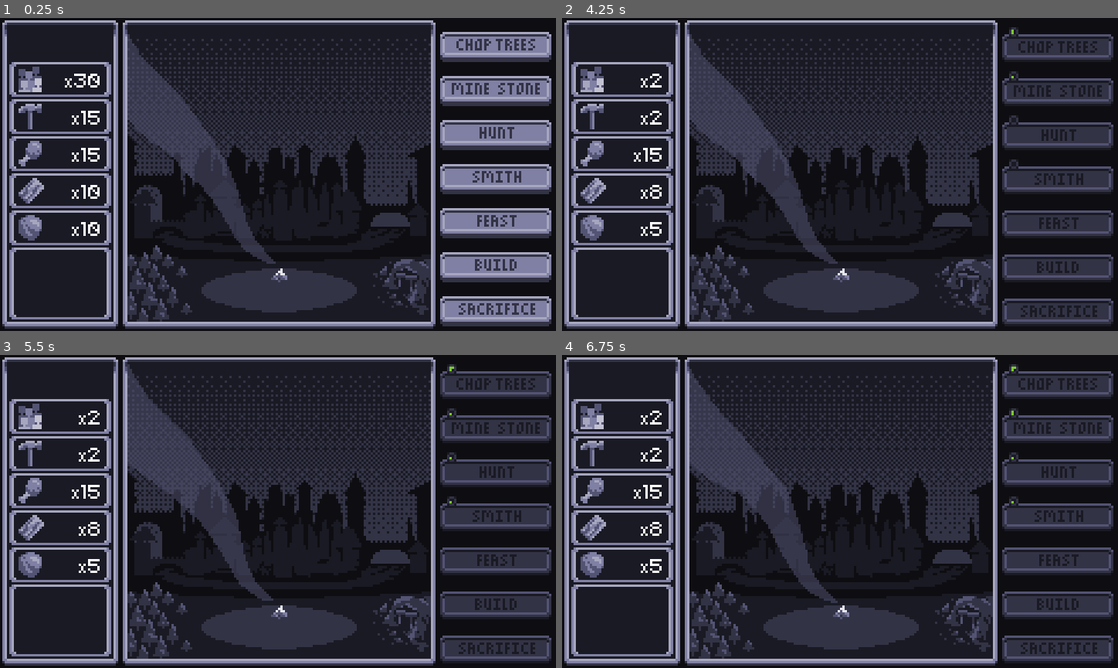
Above: before the commit, frames 1-4 (two rows, left to right).
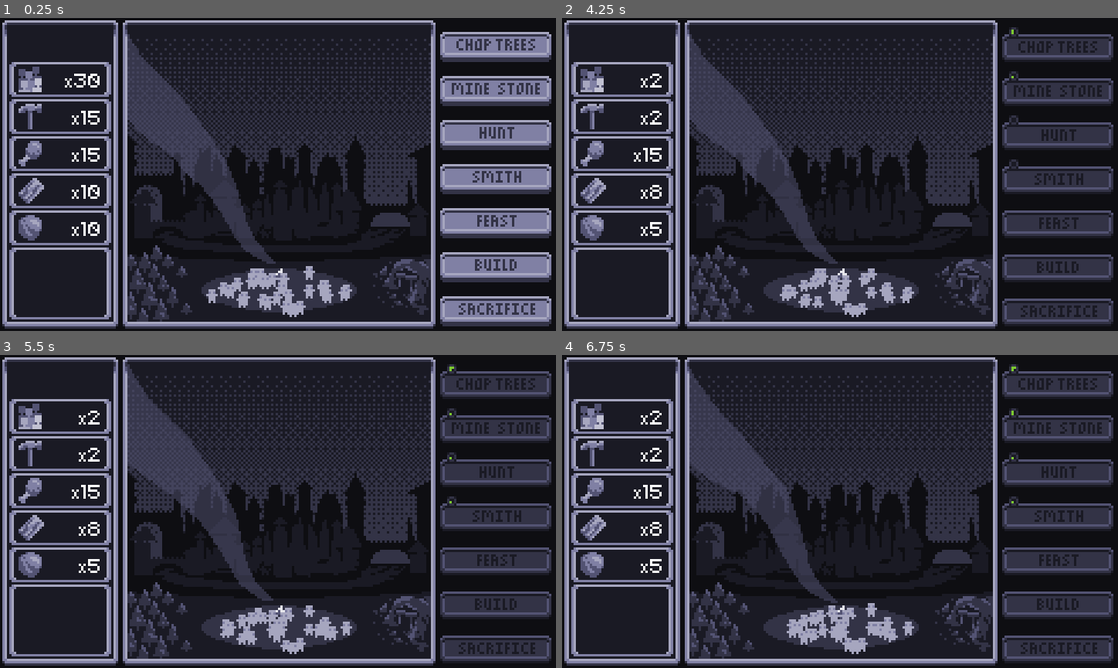
Above: after the commit, the same moments.

Repository: Gugubo/Inevitable
Game: Godot game, scene res://main.tscn
Two runs of this game, one before a commit and one after it. Both use one fixed random seed, a clock stepped at 60 frames per second and the inputs below.
Inputs (mouse positions are in pixels of both pictures, inside the frame that each line leads up to):
- Up to frame 1 (0.25 s): no input
- Up to frame 2 (4.25 s): click (1056, 46) at 0.5 s; click (1056, 89) at 1.25 s; click (1056, 133) at 2 s; click (1056, 177) at 2.75 s
- Up to frame 3 (5.5 s): no input
- Up to frame 4 (6.75 s): no input

The runs differ from the first frame. In frame 1, 1.4% of the frame differs, in the area x 37-64%, y 79-96%; in frame 2, 1.2%; in frame 3, 1.3%; in frame 4, 1.3%.

Commit message:
Add citizens

Diff:
--- a/actions/action_runner.gd
+++ b/actions/action_runner.gd
@@ -5,6 +5,14 @@
 
 var action: Action
 var _timer: SceneTreeTimer
+
+var population: Population
+var workers: Array[Citizen] = []
+
+
+func _ready():
+	population = get_tree().current_scene.get_node("Population")
+
 
 func start(new_action: Action) -> void:
 	action = new_action
@@ -14,6 +22,8 @@
 
 	# Remove idle population
 	GameState.work(action.required_population)
+
+	workers = population.get_workers(action.required_population)
 
 	# Create timer
 	_timer = get_tree().create_timer(action.duration)
@@ -36,6 +46,8 @@
 	# Add to idle population again
 	GameState.feierabend(action.required_population)
 
+	population.free_workers(workers)
+
 	# Update other effects
 	GameState.add_morale(action.morale)
 	GameState.add_corruption(action.corruption)
--- /dev/null
+++ b/citizen.gd
@@ -0,0 +1,68 @@
+class_name Citizen
+extends CharacterBody2D
+
+@onready var sprite = $Sprite2D
+@onready var agent = $NavigationAgent2D
+@onready var timer = $Timer
+
+@export var walk_speed = 5.0
+
+var busy = false
+
+var walking = false
+
+
+func _ready():
+	timer.start(randf_range(1, 10))
+
+
+func set_busy(next_busy: bool) -> void:
+	busy = next_busy
+	sprite.speed_scale = 2 if busy else 1
+
+	if busy:
+		_stop_walking()
+	else:
+		timer.start()
+
+func _start_walking() -> void:
+	walking = true
+	sprite.animation = "walking"
+
+
+func _stop_walking() -> void:
+	walking = false
+	sprite.animation = "idle"
+
+
+func _physics_process(_delta):
+	if not walking:
+		return
+
+	# Navigation logic
+	var next_path_pos = agent.get_next_path_position()
+	var new_velocity = (next_path_pos - global_position).normalized() * walk_speed
+
+	velocity = new_velocity
+	move_and_slide()
+
+
+func _set_new_random_target():
+	# Get random point on map
+	var map_rid = get_world_2d().get_navigation_map()
+	var random_point = NavigationServer2D.map_get_random_point(map_rid, 1, true)
+
+	agent.target_position = random_point
+
+	_start_walking()
+
+
+func _on_timer_timeout() -> void:
+	_set_new_random_target()
+
+
+func _on_navigation_agent_2d_navigation_finished() -> void:
+	if walking:
+		_stop_walking()
+
+		timer.start()
--- /dev/null
+++ b/citizen.tscn
@@ -0,0 +1,108 @@
+[gd_scene format=3 uid="uid://oplkeubmpyxy"]
+
+[ext_resource type="Texture2D" uid="uid://dxv3433sg6dtt" path="res://assets/images/Gameplay/citizen.png" id="1_3aquc"]
+[ext_resource type="Script" uid="uid://dndulv7tt03mg" path="res://citizen.gd" id="1_noc4a"]
+
+[sub_resource type="AtlasTexture" id="AtlasTexture_noc4a"]
+atlas = ExtResource("1_3aquc")
+region = Rect2(0, 0, 7, 8)
+
+[sub_resource type="AtlasTexture" id="AtlasTexture_ihwdb"]
+atlas = ExtResource("1_3aquc")
+region = Rect2(7, 0, 7, 8)
+
+[sub_resource type="AtlasTexture" id="AtlasTexture_qwd63"]
+atlas = ExtResource("1_3aquc")
+region = Rect2(14, 0, 7, 8)
+
+[sub_resource type="AtlasTexture" id="AtlasTexture_q7w01"]
+atlas = ExtResource("1_3aquc")
+region = Rect2(21, 0, 7, 8)
+
+[sub_resource type="AtlasTexture" id="AtlasTexture_vsols"]
+atlas = ExtResource("1_3aquc")
+region = Rect2(28, 0, 7, 8)
+
+[sub_resource type="AtlasTexture" id="AtlasTexture_1e6ur"]
+atlas = ExtResource("1_3aquc")
+region = Rect2(35, 0, 7, 8)
+
+[sub_resource type="AtlasTexture" id="AtlasTexture_uch7b"]
+atlas = ExtResource("1_3aquc")
+region = Rect2(42, 0, 7, 8)
+
+[sub_resource type="AtlasTexture" id="AtlasTexture_01cm5"]
+atlas = ExtResource("1_3aquc")
+region = Rect2(49, 0, 7, 8)
+
+[sub_resource type="AtlasTexture" id="AtlasTexture_mq2ic"]
+atlas = ExtResource("1_3aquc")
+region = Rect2(56, 0, 7, 8)
+
+[sub_resource type="SpriteFrames" id="SpriteFrames_fat3w"]
+animations = [{
+"frames": [{
+"duration": 1.0,
+"texture": SubResource("AtlasTexture_noc4a")
+}, {
+"duration": 1.0,
+"texture": SubResource("AtlasTexture_ihwdb")
+}],
+"loop": true,
+"name": &"idle",
+"speed": 3.0
+}, {
+"frames": [{
+"duration": 1.0,
+"texture": SubResource("AtlasTexture_qwd63")
+}, {
+"duration": 1.0,
+"texture": SubResource("AtlasTexture_q7w01")
+}, {
+"duration": 1.0,
+"texture": SubResource("AtlasTexture_vsols")
+}, {
+"duration": 1.0,
+"texture": SubResource("AtlasTexture_1e6ur")
+}, {
+"duration": 1.0,
+"texture": SubResource("AtlasTexture_uch7b")
+}, {
+"duration": 1.0,
+"texture": SubResource("AtlasTexture_01cm5")
+}, {
+"duration": 1.0,
+"texture": SubResource("AtlasTexture_mq2ic")
+}],
+"loop": true,
+"name": &"walking",
+"speed": 8.0
+}]
+
+[sub_resource type="RectangleShape2D" id="RectangleShape2D_noc4a"]
+size = Vector2(2, 2)
+
+[node name="Citizen" type="CharacterBody2D" unique_id=354843610]
+script = ExtResource("1_noc4a")
+
+[node name="Sprite2D" type="AnimatedSprite2D" parent="." unique_id=1627487854]
+y_sort_enabled = true
+sprite_frames = SubResource("SpriteFrames_fat3w")
+animation = &"idle"
+autoplay = "idle"
+
+[node name="NavigationAgent2D" type="NavigationAgent2D" parent="." unique_id=766083747]
+path_desired_distance = 1.0
+target_desired_distance = 1.0
+path_max_distance = 10.0
+
+[node name="CollisionShape2D" type="CollisionShape2D" parent="." unique_id=56020047]
+position = Vector2(0, 2)
+shape = SubResource("RectangleShape2D_noc4a")
+
+[node name="Timer" type="Timer" parent="." unique_id=1294023337]
+wait_time = 10.0
+one_shot = true
+
+[connection signal="navigation_finished" from="NavigationAgent2D" to="." method="_on_navigation_agent_2d_navigation_finished"]
+[connection signal="timeout" from="Timer" to="." method="_on_timer_timeout"]
--- a/main.tscn
+++ b/main.tscn
@@ -11,6 +11,8 @@
 [ext_resource type="Texture2D" uid="uid://cy57hywbifofx" path="res://assets/images/Gameplay/sky.png" id="8_4c57u"]
 [ext_resource type="Texture2D" uid="uid://pq2x00o2tcv0" path="res://assets/images/Gameplay/scene-foreground.png" id="9_efxa6"]
 [ext_resource type="PackedScene" uid="uid://dw412kjrmjl7a" path="res://fireplace.tscn" id="10_4c57u"]
+[ext_resource type="Script" uid="uid://b1gufhbkjfmuo" path="res://population.gd" id="12_dg77c"]
+[ext_resource type="PackedScene" uid="uid://oplkeubmpyxy" path="res://citizen.tscn" id="13_ycdy4"]
 
 [sub_resource type="AtlasTexture" id="AtlasTexture_272bh"]
 atlas = ExtResource("4_7mycd")
@@ -200,6 +202,12 @@
 corruption = -20
 population_change = -5
 metadata/_custom_type_script = "uid://dywud87lul1w7"
+
+[sub_resource type="NavigationPolygon" id="NavigationPolygon_ycdy4"]
+vertices = PackedVector2Array(19.703125, -6.03125, 31.820313, -0.4296875, 31.148438, 2.2734375, 19.75, 7.0234375, 6.90625, 9, -7.90625, 9, -20.75, 7.0234375, -32.148438, 2.2734375, -32.820313, -0.4296875, -20.703125, -6.03125, -7.90625, -8, 6.90625, -8)
+polygons = Array[PackedInt32Array]([PackedInt32Array(0, 1, 2, 3, 4, 5, 6, 7, 8, 9, 10, 11)])
+outlines = Array[PackedVector2Array]([PackedVector2Array(-33, 3, -21, 8, -8, 10, 7, 10, 20, 8, 32, 3, 33, -1, 20, -7, 7, -9, -8, -9, -21, -7, -34, -1)])
+agent_radius = 1.0
 
 [node name="Main" type="Node2D" unique_id=301375471]
 
@@ -316,3 +324,16 @@
 centered = false
 
 [node name="Fireplace" parent="Background/GameplayWindow" unique_id=811692503 instance=ExtResource("10_4c57u")]
+y_sort_enabled = true
+
+[node name="Population" type="Node2D" parent="." unique_id=569172170]
+script = ExtResource("12_dg77c")
+citizen_scene = ExtResource("13_ycdy4")
+
+[node name="Place" type="NavigationRegion2D" parent="Population" unique_id=1892312192]
+position = Vector2(121, 117)
+navigation_polygon = SubResource("NavigationPolygon_ycdy4")
+
+[node name="NavigationObstacle2D" type="NavigationObstacle2D" parent="Population/Place" unique_id=370780085]
+position = Vector2(0, -4)
+radius = 2.0
--- /dev/null
+++ b/population.gd
@@ -0,0 +1,40 @@
+class_name Population
+extends Node2D
+
+@onready var navigation_region = $Place
+
+@export var citizen_scene: PackedScene
+
+var citizens: Array[Citizen] = []
+
+func _ready() -> void:
+	await get_tree().create_timer(0.0001).timeout
+	for i in range(GameState.total_population):
+		add_citizen()
+
+
+func add_citizen() -> void:
+	var citizen = citizen_scene.instantiate() as Citizen
+	citizens.append(citizen)
+
+	var spawn_position = NavigationServer2D.region_get_random_point(navigation_region.get_rid(), 1, true)
+	citizen.position = spawn_position
+
+	add_child(citizen)
+
+
+func _get_idle_citizens() -> Array[Citizen]:
+	return citizens.filter(func (citizen: Citizen): return not citizen.busy)
+
+
+func get_workers(n: int) -> Array[Citizen]:
+	var workers = _get_idle_citizens().slice(0, n)
+	for worker in workers:
+		worker.set_busy(true)
+
+	return workers
+
+
+func free_workers(workers: Array[Citizen]) -> void:
+	for worker in workers:
+		worker.set_busy(false)
Not shown, added: assets/images/Gameplay/citizen.png.import
Not shown, added: citizen.gd.uid
Not shown, added: population.gd.uid
